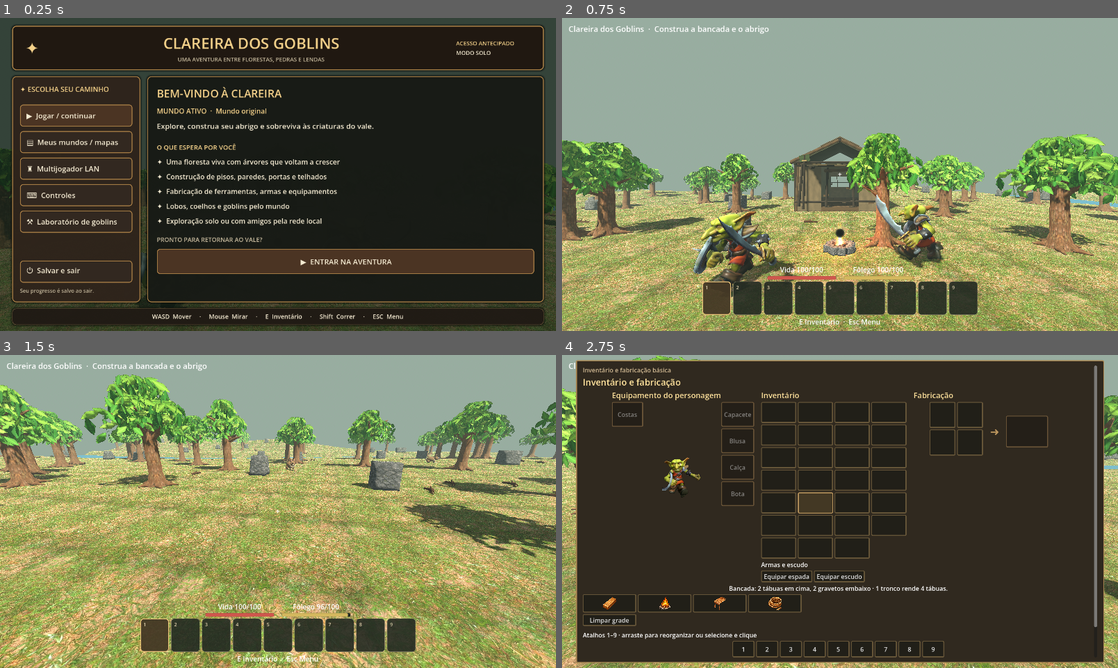
Above: before the commit, frames 1-4 (two rows, left to right).
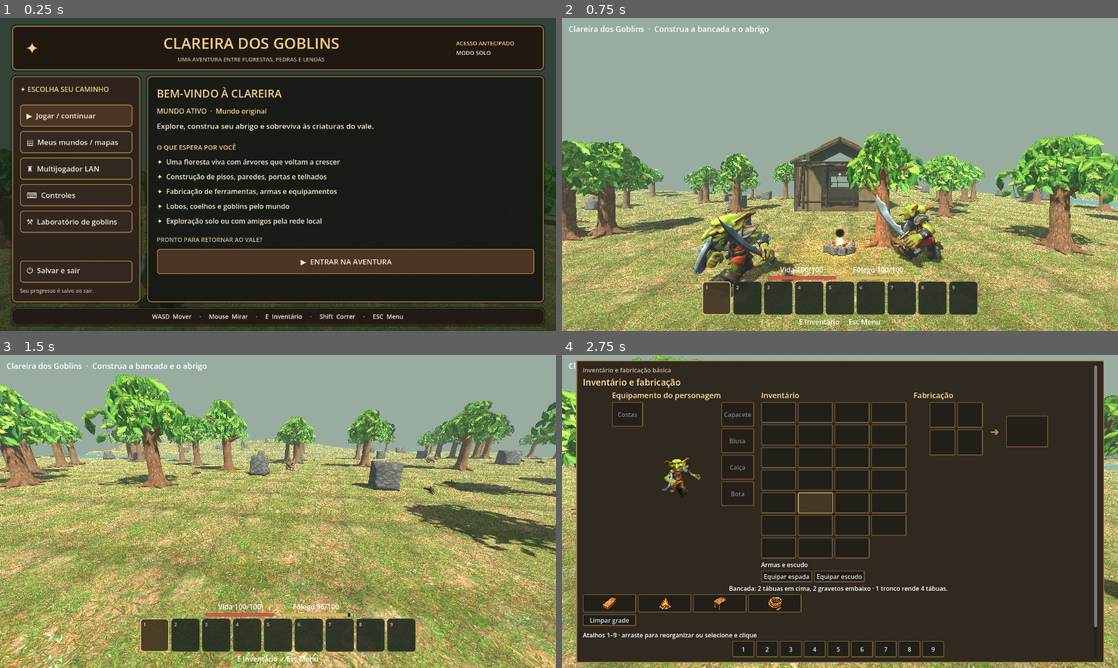
Above: after the commit, the same moments.

Repository: clebertressi88/clareira-dos-goblins
Game: Godot game, scene res://main.tscn
Same seed, same stepped clock (60 frames per second), same inputs: the game is played once before the commit and once after it.
Inputs (mouse positions are in pixels of both pictures, inside the frame that each line leads up to):
- Up to frame 1 (0.25 s): no input
- Up to frame 2 (0.75 s): click "▶ Jogar / continuar" at 0.5 s
- Up to frame 3 (1.5 s): tap Enter at 1.25 s; move the mouse to (305, 511) at 1.27 s; hold W (goblin_frente) from 1.28 s (still down); hold Shift from 1.28 s (still down); click (305, 511) at 1.42 s
- Up to frame 4 (2.75 s): keep holding W (goblin_frente); tap Space at 1.52, 1.82, 2.27, 2.57 s; move the mouse to (812, 511) at 2.02 s; release Shift at 2.03 s; tap E at 2.1 s; click (812, 511) at 2.17 s

The runs differ from the first frame. In frame 2, less than 0.1% of the frame differs, in the area x 14-88%, y 49-72%; in frame 3, less than 0.1%, in the area x 1-94%, y 11-43%; in frame 4, nothing differs.
Error after the commit: Parse Error: Cannot infer the type of "leaf_pos" variable because the value doesn't have a set type. (res://forest_tomato_plant.gd:129)

Commit message:
Spawn harvestable ground tomato plants, edible tomatoes and multiplayer-safe harvesting

Diff:
--- a/Projeto-Godot/main.gd
+++ b/Projeto-Godot/main.gd
@@ -9,13 +9,15 @@
 const MEDIEVAL_MENU := preload("res://medieval_main_menu.gd")
 const TREE_BUD_DELAY := 120.0
 const TREE_GROW_SECONDS := 720.0
+const TOMATO_ITEM := 27
+const TOMATO_HEAL := 12
 const VINE_INTERVAL_SECONDS := 300.0 # Uma vinha a cada 5 min, apenas em arvores adultas.
 var tree_vines: Dictionary = {} # id -> {count, next}; persistido/sincronizado pelo anfitriao.
 var tree_regrowth: Dictionary = {} # id -> horario real do corte (segundos Unix)
 var cleared_stumps: Dictionary = {} # locais de tocos desenterrados, persistente
 var tree_regrowth_clock := 0.0
 const ITEMS := ["Lança de pedra", "Graveto", "Pedra", "Carne", "Couro", "Pé de coelho", "Tronco", "Tábua", "Lança de ma …(352 unchanged characters)…
-const ITEM_KINDS := ["spear","stick","stone","meat","hide"," …(197 unchanged characters)… d_club", "wood_pickaxe", "stone_pickaxe"]
+const ITEM_KINDS := ["spear","stick","stone","meat","hide"," …(197 unchanged characters)… d_club", "wood_pickaxe", "stone_pickaxe","tomato"]
 const CRAFT_OUTPUT := {"bench":"Bancada de trabalho · Nível 1","fire":"Fogueira","plank":"4 tábuas","spear":"Lança de p …(450 unchanged characters)…
 const STATION_PATTERNS := {"spear":[-1,-1,2,-1,1,-1,1,-1,-1],"wood_spear":[-1,-1,1,-1,1,-1,1,-1,-1],"wood_axe":[1,7,-1, …(407 unchanged characters)…
 const WOOD_AXE := 9
@@ -636,7 +638,7 @@
 		var z := key.y*CHUNK+rng.randf_range(1,15)
 		if Vector2(x,z).length()<5 or Vector2(x-STARTER_CABIN_CENTER.x,z-STARTER_CABIN_CENTER.y).length()<5.8 or TERRAIN.is_river(x,z):
 			continue
-		var kind := "tree" if i<6 else "stone" if i<9 else "stick" if i<12 else "rabbit" if i==12 else "stick"
+		var kind := "tree" if i<6 else "stone" if i<9 else "stick" if i<12 else "rabbit" if i==12 else "tomato_plant"
 		var id := "%s:%s:%s" % [key.x,key.y,i]
 		if kind=="tree" and cleared_stumps.has(id):
 			continue
@@ -981,6 +983,13 @@
 			var fire := preload("res://fogueira.gd").new()
 			fire.name = "FogoAnimado"
 			o.add_child(fire)
+		"tomato_plant":
+			# Vegetacao rasteira com tomates verdes e maduros; so interativa, sem bloquear caminho.
+			preload("res://forest_tomato_plant.gd").build(o,id)
+			collider(o,Vector3(1.05,.45,1.05),Vector3.UP*.22)
+		"tomato":
+			preload("res://forest_tomato_plant.gd").build(o,id,true)
+			collider(o,Vector3(.26,.24,.26),Vector3.UP*.12)
 		"vine_bush":
 			for i in range(5):
 				var a := i*TAU/5.
@@ -3580,6 +3589,7 @@
 			match hit["collider"].get_meta("kind",""):
 				"bench","bench2": interaction_hint = "Botão direito · Usar bancada de trabalho"
 				"vine_bush": interaction_hint = "Botão direito · Colher cipó"
+				"tomato_plant": interaction_hint = "Botão direito · Colher tomates"
 				"Bruma": interaction_hint = "Botão direito · Conversar com Bruma"
 				"Talo": interaction_hint = "Botão direito · Conversar com Talo"
 				"stump": interaction_hint = "Pá + clique esquerdo · desenterrar toco"
@@ -4100,6 +4110,9 @@
 		if kind=="tree_vine":
 			harvest_tree_vine(o)
 			return
+		if kind=="tomato_plant":
+			harvest_tomatoes(o)
+			return
 		if kind in ["Bruma","Talo"]:
 			speak_to_goblin(o)
 			return
@@ -4124,7 +4137,9 @@
 		if kind=="Bruma" or kind=="Talo":
 			notice("Monte uma bancada e um abrigo com os materiais da floresta.")
 			return
-	if bar_items[selected]==3:
+	if bar_items[selected]==TOMATO_ITEM:
+		eat_tomato()
+	elif bar_items[selected]==3:
 		eat()
 
 func any_bench_placed() -> bool:
@@ -4152,6 +4167,54 @@
 	p.y = ground(p.x,p.z)
 	store_object(ITEM_KINDS[item],p)
 	stock[item] -= 1
+
+func eat_tomato() -> void:
+	if stock[TOMATO_ITEM]>0 and health<100:
+		stock[TOMATO_ITEM] -= 1
+		health = mini(100,health+TOMATO_HEAL)
+		sync_hotbar()
+		save_game()
+		notice("Tomate consumido: +%d de vida." % TOMATO_HEAL)
+
+func harvest_tomatoes(plant: Node3D) -> void:
+	var id := str(plant.get_meta("id",""))
+	if net_role=="client":
+		if net_world_ready:
+			net_request_harvest_tomatoes.rpc_id(1,id)
+		return
+	if str(plant.get_meta("kind",""))!="tomato_plant":
+		return
+	# Plantas naturais retiradas do mundo sao persistidas em removed.
+	remove_object(plant)
+	stock[TOMATO_ITEM] += 3
+	item_received(TOMATO_ITEM)
+	sync_hotbar()
+	save_game()
+	notice("Colhidos 3 tomates.")
+
+@rpc("any_peer","call_remote","reliable")
+func net_request_harvest_tomatoes(id: String) -> void:
+	if net_role!="host" or not objects.has(id):
+		return
+	var peer_id := multiplayer.get_remote_sender_id()
+	var avatar: Node3D = remotes.get(peer_id,null)
+	var plant: Node3D = objects[id]
+	if not is_instance_valid(avatar) or not is_instance_valid(plant):
+		return
+	if str(plant.get_meta("kind",""))!="tomato_plant" or avatar.global_position.distance_to(plant.global_position)>4.0:
+		return
+	remove_object(plant)
+	net_tomato_reward.rpc_id(peer_id,3)
+	save_game()
+
+@rpc("authority","call_remote","reliable")
+func net_tomato_reward(amount: int) -> void:
+	if net_role!="client" or multiplayer.get_remote_sender_id()!=1 or amount!=3:
+		return
+	stock[TOMATO_ITEM] += amount
+	item_received(TOMATO_ITEM)
+	sync_hotbar()
+	notice("Colhidos 3 tomates.")
 
 func eat() -> void:
 	if stock[3]>0 and health<100:
